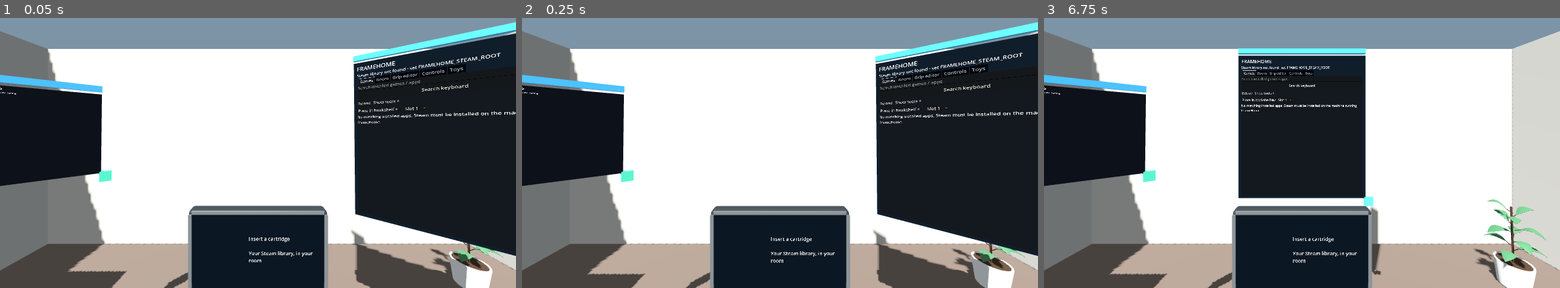
Above: before the commit, frames 1-3 (left to right).
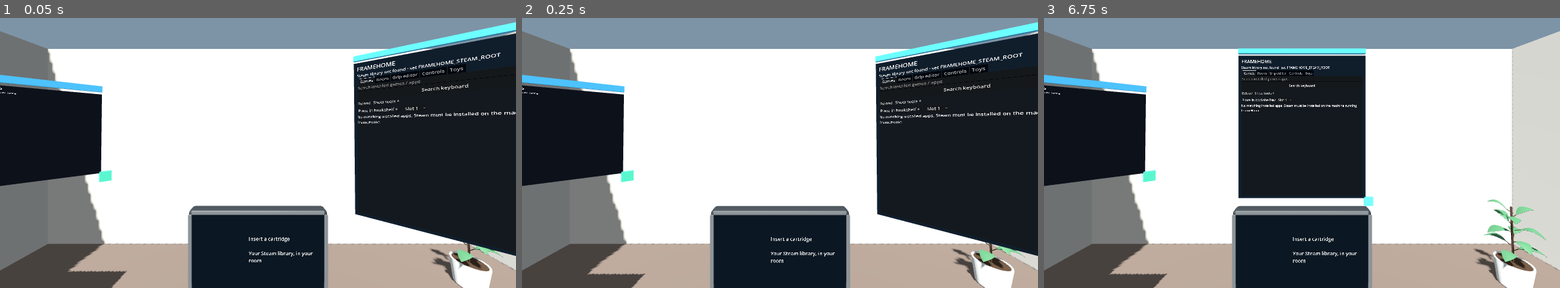
Above: after the commit, the same moments.

Repository: kblood/FrameHome
Game: Godot game, scene res://scenes/home.tscn
Two runs of this game, one before a commit and one after it. Both use one fixed random seed, a clock stepped at 60 frames per second and the inputs below.
Inputs (mouse positions are in pixels of both pictures, inside the frame that each line leads up to):
- Up to frame 1 (0.05 s): no input
- Up to frame 2 (0.25 s): no input
- Up to frame 3 (6.75 s): tap Enter at 0.5, 2, 3.5 s; move the mouse to (1415, 109) at 0.52 s; hold D 0.53-1.28 s; hold E 0.53-1.28 s; click (1415, 109) at 0.67 s; tap Space at 1.25, 2.75, 4.25 s; move the mouse to (1198, 142) at 1.27 s; hold S 1.28-2.03 s; tap Q at 1.35, 5.85 s; move the mouse to (1353, 55) at 2.02 s; hold D 2.03-2.78 s; tap G at 2.1, 4.35, 6.6 s; move the mouse to (1276, 190) at 2.77 s; hold W 2.78-3.53 s; tap E at 2.85 s; click (1276, 190) at 2.92 s; move the mouse to (1456, 174) at 3.52 s; hold Q 3.53-4.28 s; hold A 3.53-5.03 s; move the mouse to (1147, 77) at 4.27 s; move the mouse to (1327, 126) at 5.02 s; hold S 5.03-5.78 s; hold E 5.03-5.78 s; click (1327, 126) at 5.17 s; move the mouse to (1224, 47) at 5.77 s; hold D 5.78-6.53 s; move the mouse to (1415, 109) at 6.52 s; hold W from 6.53 s (still down)

The runs differ from the first frame. In frame 1, 2.5% of the frame differs, in the area x 19-91%, y 56-100%; in frame 2, 2.5%; in frame 3, 0.5%.

Commit message:
Validate FrameHome on Steam Frame and fix runtime lifecycle issues

Diff:
--- /dev/null
+++ b/qa/device_check.gd
@@ -0,0 +1,168 @@
+# SPDX-License-Identifier: GPL-3.0-or-later
+# Explicit opt-in integration checks on the running renderer/physics world.
+# Synthetic interactions do not certify physical controller ergonomics.
+extends Node
+
+var home: Node
+var report: Dictionary = {"checks":[],"samples":[],"scope":"Synthetic device integration; physical controls require manual validation"}
+var output := "user://device-check"
+var original: Dictionary
+var completed := false
+
+func _ready() -> void:
+	for arg in OS.get_cmdline_user_args():
+		if arg.begins_with("--evidence-dir="): output=arg.trim_prefix("--evidence-dir=")
+	DirAccess.make_dir_recursive_absolute(output)
+	call_deferred("run")
+
+func record(label: String, passed: bool, details = {}) -> void:
+	report.checks.append({"name":label,"passed":passed,"details":details})
+	print("DEVICE_CHECK ",label," ",passed," ",JSON.stringify(details))
+	write_report()
+
+func write_report() -> void:
+	var file := FileAccess.open(output+"/report.json",FileAccess.WRITE)
+	if file: file.store_string(JSON.stringify(report,"\t"))
+
+func _exit_tree() -> void:
+	if not completed and not original.is_empty():
+		HomeData.apply_document(original);HomeData.save()
+		report["interrupted"]=true;write_report()
+
+func settle(seconds: float) -> void:
+	await get_tree().create_timer(seconds).timeout
+
+func stability(seconds: float) -> Dictionary:
+	var initial: Dictionary = {};var worst := 0.0;var speed := 0.0
+	for prop in home.props:
+		if is_instance_valid(prop) and prop.visible: initial[prop.uid]=prop.global_position
+	var until := Time.get_ticks_msec()+int(seconds*1000)
+	while Time.get_ticks_msec()<until:
+		await get_tree().physics_frame
+		for prop in home.props:
+			if not is_instance_valid(prop) or not initial.has(prop.uid): continue
+			worst=maxf(worst,initial[prop.uid].distance_to(prop.global_position))
+			speed=maxf(speed,prop.linear_velocity.length())
+	return {"maximum_displacement_metres":worst,"maximum_speed_mps":speed}
+
+func capture_scene(name: String, eye: Vector3, target: Vector3) -> void:
+	# An explicit secondary camera on the real device, not the headset mirror.
+	var view := SubViewport.new();view.size=Vector2i(1440,1000)
+	view.world_3d=home.get_world_3d();view.msaa_3d=Viewport.MSAA_2X
+	view.render_target_update_mode=SubViewport.UPDATE_ALWAYS;home.add_child(view)
+	var camera := Camera3D.new();view.add_child(camera);camera.fov=70
+	camera.global_position=eye;camera.look_at(target);camera.current=true
+	await RenderingServer.frame_post_draw
+	await RenderingServer.frame_post_draw
+	var image := view.get_texture().get_image()
+	if image: image.save_png(output+"/"+name+".png")
+	view.queue_free()
+
+func run() -> void:
+	original=HomeData.document().duplicate(true);home.restoring=true
+	report["platform"]=OS.get_name();report["xr_active"]=home.xr_active
+	report["tracked_hands"]=[home.left_hand.get_is_active(),home.right_hand.get_is_active()]
+	report["started_utc"]=Time.get_datetime_string_from_system(true)
+	report["device"]=RenderingServer.get_video_adapter_name()
+	record("OpenXR initialized",home.xr_active)
+	await settle(5)
+	record("Installed Steam catalog",not Catalog.apps.is_empty(),{"count":Catalog.apps.size()})
+	var baseline := await stability(2)
+	record("Starting furniture settles",baseline.maximum_displacement_metres<.02 and baseline.maximum_speed_mps<.1,baseline)
+	await capture_scene("room",Vector3(0,1.65,1.25),Vector3(0,1,-.9))
+	var app_id: String=Catalog.apps[0].id if not Catalog.apps.is_empty() else "0"
+	for app in Catalog.apps:
+		if not app.system: app_id=app.id;break
+	var table: HomeProp
+	for prop in home.props:
+		if prop.model_id=="table": table=prop;break
+	if table:
+		var top: float=table.to_global(Vector3(0,.37,0)).y
+		var cart: HomeProp=home.spawn_prop("cartridge","probe_cart",AssetLibrary.path_for("cartridge"),Transform3D(Basis(Vector3.UP,PI),Vector3(.43,top+.125,-.74)))
+		cart.set_app(app_id)
+		await settle(3)
+		var box: AABB=cart.global_transform*AABB(-cart.size/2,cart.size)
+		record("Cartridge rests above tabletop",absf(box.position.y-top)<.02,{"bottom":box.position.y,"table_top":top,"speed":cart.linear_velocity.length()})
+		cart.begin_hold(home.camera);cart.global_transform=home.console.global_transform*home.slot_pose();cart.end_hold(Vector3.ZERO)
+		await settle(2)
+		var inserted_stability := await stability(2)
+		record("Console insertion stays stable",home.inserted==cart and inserted_stability.maximum_displacement_metres<.02 and inserted_stability.maximum_speed_mps<.1,inserted_stability)
+		await capture_scene("console",Vector3(.1,1.4,.30),Vector3(0,.95,-.9))
+		if cart.label_viewport: cart.label_viewport.get_texture().get_image().save_png(output+"/cartridge-label.png")
+		if home.tv_viewport: home.tv_viewport.get_texture().get_image().save_png(output+"/monitor.png")
+		# Trigger the actual configuration callback and assign an actual library app.
+		for panel in home.panels:
+			if panel.uid=="shelf_config": panel.content.pressed.emit();break
+		home.assign_shelf(0,app_id)
+		record("Bookshelf configuration and slot",home.ui.shelf_mode and home.shelf_carts.has(0))
+		await capture_scene("bookshelf",Vector3(-2.4,1.5,.3),home.shelf.global_position)
+		var hand: HomeHand=home.right_hand
+		home.inserted=null;home.update_monitor()
+		var hand_pose := hand.global_transform
+		hand.global_transform=Transform3D(Basis.IDENTITY,Vector3(0,1.5,.6))
+		cart.set_pinned(false);cart.global_transform=hand.global_transform*Transform3D(Basis.IDENTITY,Vector3(0,0,-2))
+		hand.grab(cart,cart.global_position)
+		for i in range(220): hand.manipulate_held(1.0/90,Vector2(0,-1))
+		var grip_gap: float=(cart.global_transform*hand.authored_grip).origin.distance_to(hand.global_position)
+		record("Synthetic pull attaches grip to controller",hand.attached and grip_gap<.001,{"grip_error_metres":grip_gap})
+		for i in range(50): hand.manipulate_held(1.0/90,Vector2(0,1))
+		record("Synthetic push releases hand attachment",not hand.attached and cart.global_position.distance_to(hand.global_position)>.3)
+		hand.velocity=Vector3.ZERO;hand.release();hand.global_transform=hand_pose
+	var player_pose: Transform3D=home.player.global_transform
+	var rig_pose: Transform3D=home.rig.transform
+	HomeData.settings.turn_mode="smooth";HomeData.settings.move_mode="walk"
+	var camera_before: Vector3=home.camera.global_position
+	var yaw_before: float=home.rig.rotation.y
+	home.apply_locomotion(Vector2(0,1),1,1.0/90)
+	var movement: Vector3=home.camera.global_position-camera_before
+	var yaw_delta: float=angle_difference(yaw_before,home.rig.rotation.y)
+	record("Synthetic walking and turning in same frame",movement.length()>.001 and yaw_delta<-.001,{"movement_metres":movement.length(),"yaw_radians":yaw_delta})
+	home.player.global_transform=player_pose;home.rig.transform=rig_pose
+	var window: HomePanel=home.tools_panel
+	var saved_pose := window.global_transform
+	var normals := [Vector3.LEFT,Vector3.RIGHT,Vector3.FORWARD,Vector3.BACK]
+	var positions := [Vector3(2.95,1.5,0),Vector3(-2.95,1.5,0),Vector3(0,1.5,2.95),Vector3(0,1.5,-2.95)]
+	var walls_ok := true
+	for i in range(4):
+		window.global_position=positions[i];window.dock_to_wall()
+		walls_ok=walls_ok and window.global_basis.z.dot(normals[i])>.99
+	record("Windows face away from every wall",walls_ok)
+	record("UI excluded from prop physics",window.collision_layer==4 and window.collision_mask==0)
+	window.global_position=Vector3(0,1.5,0);window.dock_to_wall()
+	record("Window pulls off wall",window.wall_normal==Vector3.ZERO)
+	window.global_transform=saved_pose
+	window.apply_size(1.4);record("Window resize dimensions",window.dimensions.is_equal_approx(window.base_dimensions*1.4));window.apply_size(1)
+	home.ui.search.text="__no_matching_framehome_probe__";home.ui.refresh_games()
+	record("Search filters game list",home.ui.games.get_child_count()==1)
+	home.ui.search.text="";home.ui.refresh_games()
+	home.ui.file_dialog("model",FileDialog.FILE_MODE_OPEN_FILE)
+	await settle(.3)
+	var dialog: FileDialog
+	for child in home.ui.root.get_children():
+		if child is FileDialog: dialog=child;break
+	record("Import dialog stays embedded",is_instance_valid(dialog) and not dialog.use_native_dialog and window.viewport.gui_embed_subwindows)
+	window.viewport.get_texture().get_image().save_png(output+"/import-dialog.png")
+	if dialog: dialog.canceled.emit()
+	var imported := HomeData.import_model(output+"/import-fixture.glb")
+	record("glTF import packages model",imported.begins_with("Imported"),{"message":imported})
+	var focus_before: bool=home.input_focused;home.input_focused=true
+	var arrow: Node3D=home.toys.model(AssetLibrary.path_for("arrow"));arrow.position=Vector3(1,1.8,0)
+	arrow.look_at(Vector3(1,1.8,3),Vector3.UP,true)
+	var shot := {"node":arrow,"v":Vector3(0,0,15),"age":0.0,"stuck":false,"ignore":RID()}
+	home.toys.arrows.append(shot);await settle(.4)
+	record("Arrow swept collision sticks in wall",shot.stuck)
+	var gun: HomeProp=home.spawn_prop("paintball_gun","probe_gun",AssetLibrary.path_for("paintball_gun"),Transform3D(Basis.IDENTITY,Vector3(1.5,1.6,0)))
+	gun.set_pinned(true);home.toys.fire_paint(gun);await settle(.5)
+	record("Paintball hits surface",not home.toys.marks.is_empty())
+	home.toys.inflate(gun,true,.8);home.toys.release_balloon(Vector3.BACK)
+	var first_height: float=home.toys.balloons[0].node.position.y if not home.toys.balloons.is_empty() else -100
+	await settle(.5)
+	record("Released balloon floats",not home.toys.balloons.is_empty() and home.toys.balloons[0].node.position.y>first_height)
+	if not home.toys.balloons.is_empty(): home.toys.pop_balloon(home.toys.balloons[0].node)
+	record("Balloon pops",home.toys.balloons.is_empty())
+	home.input_focused=focus_before
+	report["fps_at_finish"]=Engine.get_frames_per_second()
+	HomeData.apply_document(original);home.restore_layout();home.save_room()
+	completed=true;report["completed"]=true;write_report()
+	print("DEVICE_CHECK_COMPLETE ",output)
+	get_tree().quit()
--- a/scripts/home.gd
+++ b/scripts/home.gd
@@ -54,6 +54,9 @@
 	Catalog.catalog_changed.connect(update_monitor)
 	get_viewport().msaa_3d=Viewport.MSAA_2X
 	print("FrameHome initialized; XR=",xr_active,"; platform=",OS.get_name())
+	if "--device-check" in OS.get_cmdline_user_args():
+		var check: Node = load("res://qa/device_check.gd").new()
+		check.home=self;add_child(check)
 
 func setup_environment() -> void:
 	var world := WorldEnvironment.new();var environment := Environment.new();world.environment=environment
@@ -83,9 +86,11 @@
 	var xr := XRServer.find_interface("OpenXR")
 	if "--desktop" not in OS.get_cmdline_user_args() and xr and xr.is_initialized():
 		xr_active=true;get_viewport().use_xr=true;DisplayServer.window_set_vsync_mode(DisplayServer.VSYNC_DISABLED)
-		xr.session_focused.connect(func(): input_focused=true)
+		xr.session_focussed.connect(func(): input_focused=true)
 		xr.session_visible.connect(func(): input_focused=false;reset_inputs())
 		xr.session_stopping.connect(func(): input_focused=false;reset_inputs();save_room())
+		xr.instance_exiting.connect(func(): reset_inputs();save_room();get_tree().quit())
+		xr.session_loss_pending.connect(func(): reset_inputs();save_room();get_tree().quit())
 	else: camera.position.y=1.65
 	for side in ["left","right"]:
 		var hand := HomeHand.new();hand.home=self;hand.side=side;rig.add_child(hand)
@@ -187,6 +192,9 @@
 	if not xr_active and Input.mouse_mode==Input.MOUSE_MODE_CAPTURED:
 		move=Vector2(float(Input.is_physical_key_pressed(KEY_D))-float(Input.is_physical_key_pressed(KEY_A)),float(Input.is_physical_key_pressed(KEY_W))-float(Input.is_physical_key_pressed(KEY_S)))
 		turn=float(Input.is_physical_key_pressed(KEY_E))-float(Input.is_physical_key_pressed(KEY_Q))
+	apply_locomotion(move,turn,dt)
+
+func apply_locomotion(move: Vector2, turn: float, dt: float) -> void:
 	if move.length()<.18: move=Vector2.ZERO
 	if right_hand.held or left_hand.held or desktop_held: turn=0
 	var yaw := 0.0
@@ -345,7 +353,7 @@
 	if desktop_held==prop: desktop_held=null
 	if inserted==prop: inserted=null;update_monitor()
 	for panel in panels.duplicate():
-		if panel.get_meta("fixture",null)==prop: panels.erase(panel);panel.queue_free()
+		if panel.has_meta("fixture") and panel.get_meta("fixture")==prop: panels.erase(panel);panel.queue_free()
 	prop.collision_layer=0;prop.collision_mask=0;prop.freeze=true
 	props.erase(prop);prop.queue_free()
 
@@ -443,6 +451,6 @@
 	if toys: toys.cancel_draw()
 
 func _notification(what: int) -> void:
-	if what==NOTIFICATION_APPLICATION_FOCUS_OUT: input_focused=false;reset_inputs();save_room()
-	elif what==NOTIFICATION_APPLICATION_FOCUS_IN: input_focused=true
+	if what==NOTIFICATION_APPLICATION_FOCUS_OUT and not xr_active: input_focused=false;reset_inputs();save_room()
+	elif what==NOTIFICATION_APPLICATION_FOCUS_IN and not xr_active: input_focused=true
 	elif what==NOTIFICATION_WM_CLOSE_REQUEST: save_room()
--- a/scripts/spatial_panel.gd
+++ b/scripts/spatial_panel.gd
@@ -25,12 +25,14 @@
 	viewport.gui_disable_input=false;viewport.gui_embed_subwindows=true;add_child(viewport)
 	content=ui;content.set_anchors_and_offsets_preset(Control.PRESET_FULL_RECT);viewport.add_child(content)
 	surface=MeshInstance3D.new();var quad := QuadMesh.new();quad.size=dimensions;surface.mesh=quad
+	surface.cast_shadow=GeometryInstance3D.SHADOW_CASTING_SETTING_OFF
 	var material := StandardMaterial3D.new();material.shading_mode=BaseMaterial3D.SHADING_MODE_UNSHADED
 	material.albedo_texture=viewport.get_texture();material.cull_mode=BaseMaterial3D.CULL_DISABLED
 	surface.material_override=material;add_child(surface)
 	panel_shape=CollisionShape3D.new();panel_shape.shape=BoxShape3D.new();add_child(panel_shape)
 	bar=AssetLibrary.box_mesh(Vector3(dimensions.x,.04,.025),Color("46a7cf"));add_child(bar)
 	corner=AssetLibrary.box_mesh(Vector3(.07,.07,.025),Color("51cfa7"));add_child(corner)
+	bar.cast_shadow=GeometryInstance3D.SHADOW_CASTING_SETTING_OFF;corner.cast_shadow=GeometryInstance3D.SHADOW_CASTING_SETTING_OFF
 	apply_size(1.0)
 	add_to_group("panels")
 
--- a/scripts/steam_catalog.gd
+++ b/scripts/steam_catalog.gd
@@ -44,6 +44,7 @@
 			seen[id] = true
 			var title := str(data.get("name","Steam app "+id))
 			var system := id in HIDDEN_IDS or "steam linux runtime" in title.to_lower() or "redistributable" in title.to_lower()
+			system=system or title.to_lower() in ["fex","lepton","lepton development","steamvr"] or title.to_lower().begins_with("proton")
 			apps.append({"id":id,"name":title,"root":root,"system":system,"installed":true})
 	apps.sort_custom(func(a,b): return a.name.naturalnocasecmp_to(b.name)<0)
 	status = "%d installed Steam apps" % apps.size() if not roots.is_empty() else "Steam library not found · set FRAMEHOME_STEAM_ROOT"
--- a/scripts/xr_hand.gd
+++ b/scripts/xr_hand.gd
@@ -106,6 +106,9 @@
 	var right: HomeHand = home.right_hand
 	var owns_stick := side=="right" or right.held==null
 	var stick := right.get_vector2("primary") if owns_stick else Vector2.ZERO
+	manipulate_held(dt,stick)
+
+func manipulate_held(dt: float, stick: Vector2) -> void:
 	var depth := stick.y if absf(stick.y)>.2 else 0.0
 	var grip_transform: Transform3D = authored_grip if held is HomeProp and held.handheld() else Transform3D.IDENTITY
 	if attached and depth>.2:
Not shown, added: qa/device_check.gd.uid
Not shown, changed: README.md
Not shown, changed: docs/DEPLOYMENT.md
Not shown, added: docs/DEVICE_CHECK_2026-10-02.md
Not shown, changed: docs/PORT_STATUS.md
Not shown, changed: docs/RESEARCH.md
Not shown, changed: tools/Build-FrameHome.ps1
